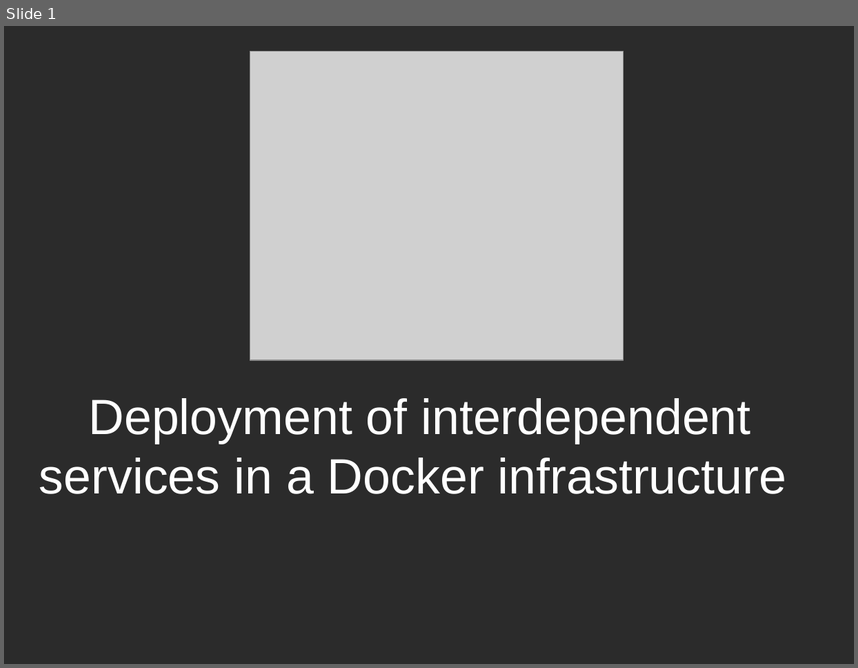
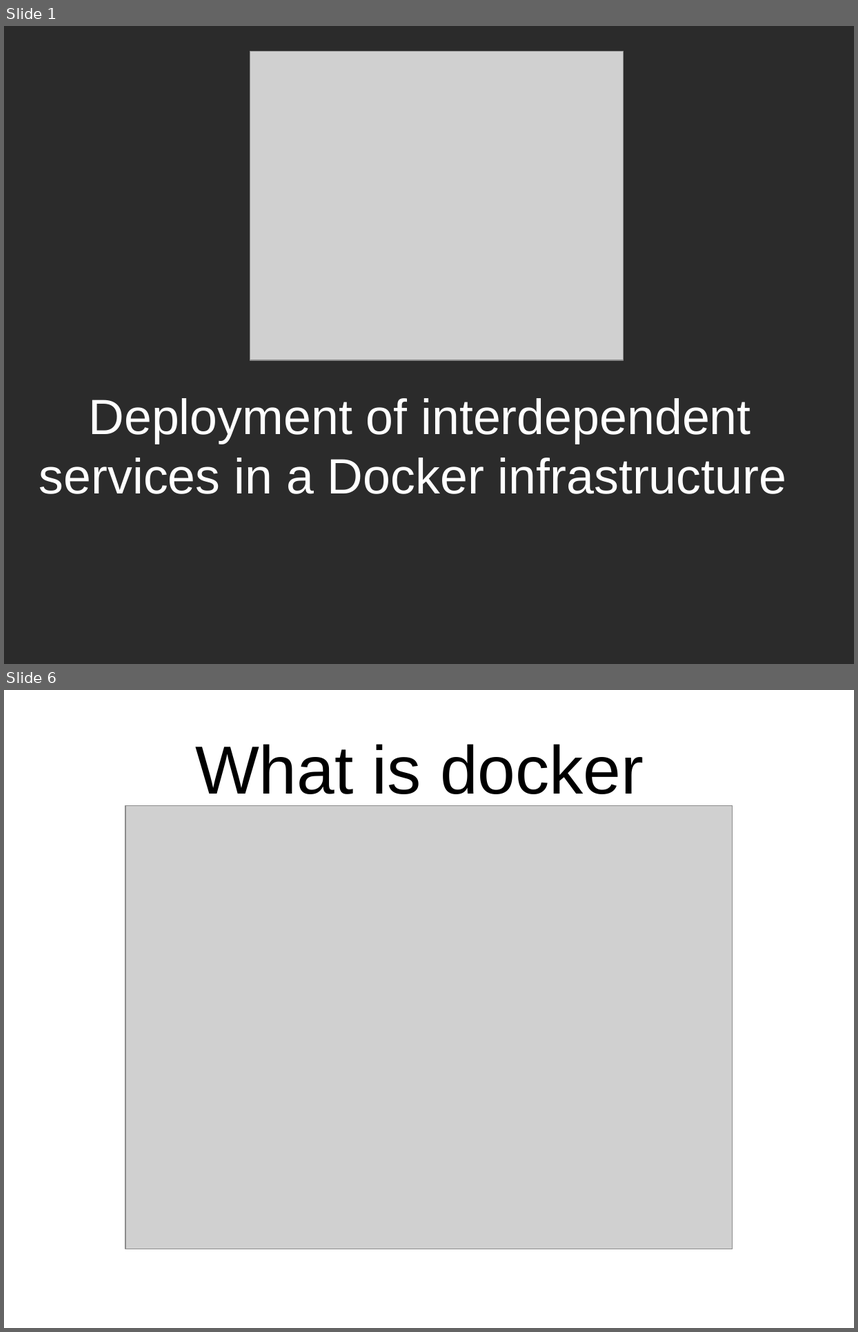
Before and after one commit to CPTmath67/anglais, a slide deck: presentation.odp. Shown one above the other, each under a label of ours: slide 1 before the commit, slides 1 and 6 after it; the slides between them are not shown. The pictures are 858x668 and 858x1332 pixels, drawn with LibreOffice and Linux fonts; fonts in the diff are those of the drawing; grey boxes stand for pictures; background and template pictures are left out; a plain dark background stands for a picture behind light text. Boxes give left, top, right and bottom in pixels: in the first picture for what was removed or moved away, otherwise in the second. Text is boxed around its words. In the diff, an @@ line names an element or a change of style, - is before the commit and + after.

```diff
--- a/presentation.odp
+++ b/presentation.odp
@@ slide 6 added at [4,690,854,1328], background picture (left out) @@
@@ title added at [195,744,644,807], 63.4 pt, text #000000 @@
+What is docker
@@ picture added at [125,806,732,1250] @@
```
Also in this commit, not shown: 4 other slides added, 1 other file.
